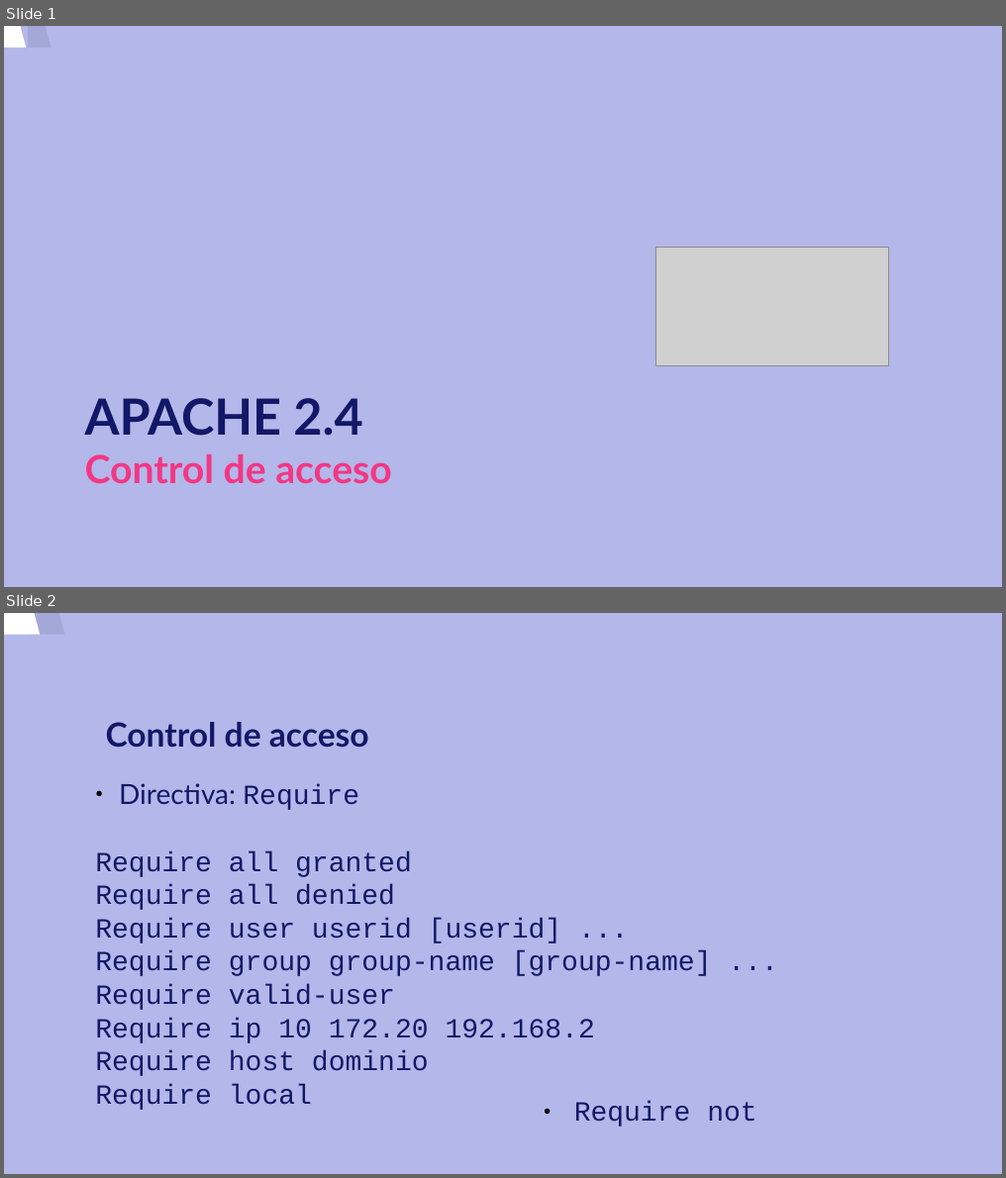
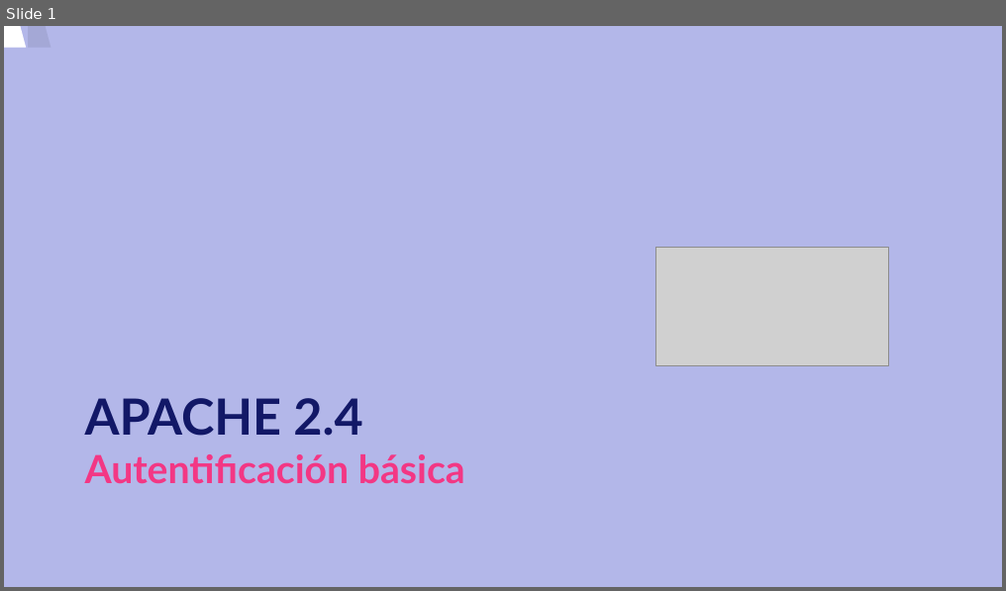
Before and after one commit to carloskuce/SRI, a slide deck: curso/u16/u16.odp. Shown one above the other, each under a label of ours: slides 1 and 2 before the commit, slide 1 after it. The pictures are 1006x1178 and 1006x591 pixels, drawn with LibreOffice and Linux fonts; fonts in the diff are those of the drawing; grey boxes stand for pictures. Boxes give left, top, right and bottom in pixels: in the first picture for what was removed or moved away, otherwise in the second. Text is boxed around its words. In the diff, an @@ line names an element or a change of style, - is before the commit and + after.

```diff
--- a/curso/u16/u16.odp
+++ b/curso/u16/u16.odp
@@ slide 2 removed at (x1=4, y1=613, x2=1002, y2=1174), background #B3B7E9 @@
@@ freeform shape removed at (x1=4, y1=613, x2=902, y2=1174) @@
@@ freeform shape removed at (x1=29, y1=613, x2=927, y2=1174) @@
@@ title removed at (x1=106, y1=722, x2=369, y2=747) @@
-Control de acceso
@@ text removed at (x1=95, y1=783, x2=712, y2=1110) @@
-● Directiva: Require
-Require all granted
-Require all denied
-Require user userid [userid] ...
-Require group group-name [group-name] ...
-Require valid-user
-Require ip 10 172.20 192.168.2
-Require host dominio
-Require local
@@ text removed at (x1=574, y1=1102, x2=756, y2=1127) @@
-● Require not
@@ slide 1 changed as well @@
@@ title at (x1=85, y1=398, x2=465, y2=483): text changed @@
-APACHE 2.4
-Control de acceso
+APACHE 2.4
+Autentificación básica
```
Also in this commit, not shown: 3 slides added, 2 other slides removed, 1 other file.
